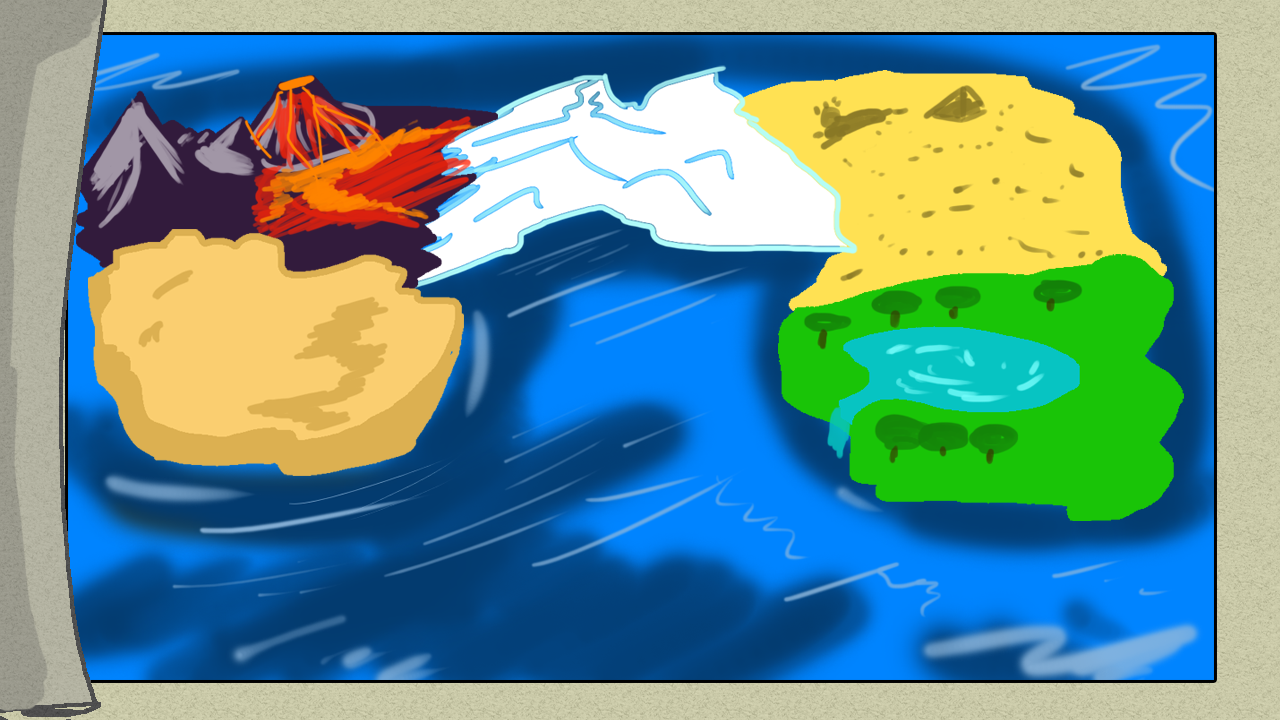
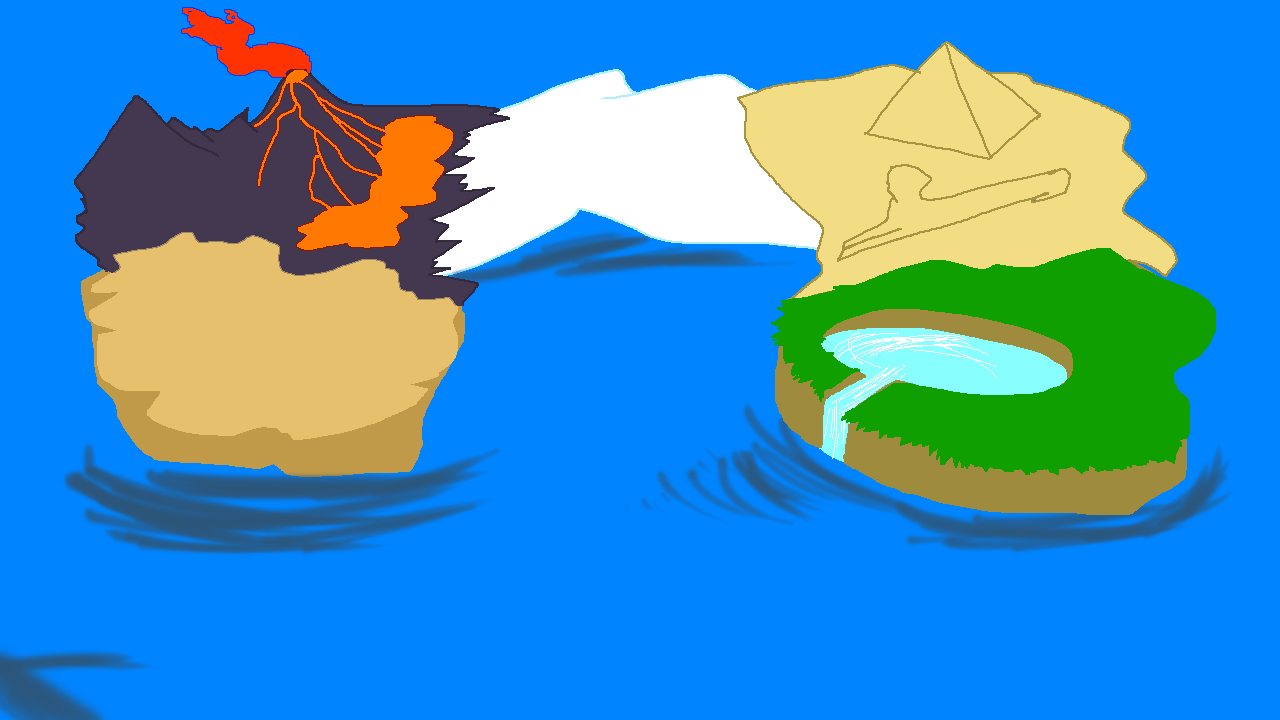
Layer changes from the first w=1280, h=720 image to the second:
renamed "Calque 3" to "Calque 10", painted on it over [89, 8, 453, 250]
renamed "Calque 5" to "Calque 2", painted on it over [90, 119, 479, 439]
renamed "Calque 6" to "Calque 3", opacity 83% → 100%, painted on it over [251, 88, 472, 241]
renamed "Calque 7" to "Calque 4", painted on it over [74, 65, 858, 306]
renamed "Calque 11" to "Calque 8", moved it above "Calque 7", painted on it over [0, 0, 1280, 720]
renamed "Calque 10" to "Calque 7", moved it above "Calque 6", painted on it over [775, 254, 1187, 521]
removed layer "Calque 1" over [88, 229, 464, 476]
renamed "Calque 9" to "Calque 6", painted on it over [722, 41, 1178, 312]
renamed "Calque 12" to "Calque 9", moved it above "Calque 5", painted on it over [0, 0, 1235, 720]
renamed "Calque 8" to "Calque 5", painted on it over [68, 35, 1214, 680]
renamed "Calque 4" to "Calque 1", moved it below "Calque 5", painted on it over [0, 0, 1280, 720]
removed layer "Calque 2" over [76, 75, 498, 297]
